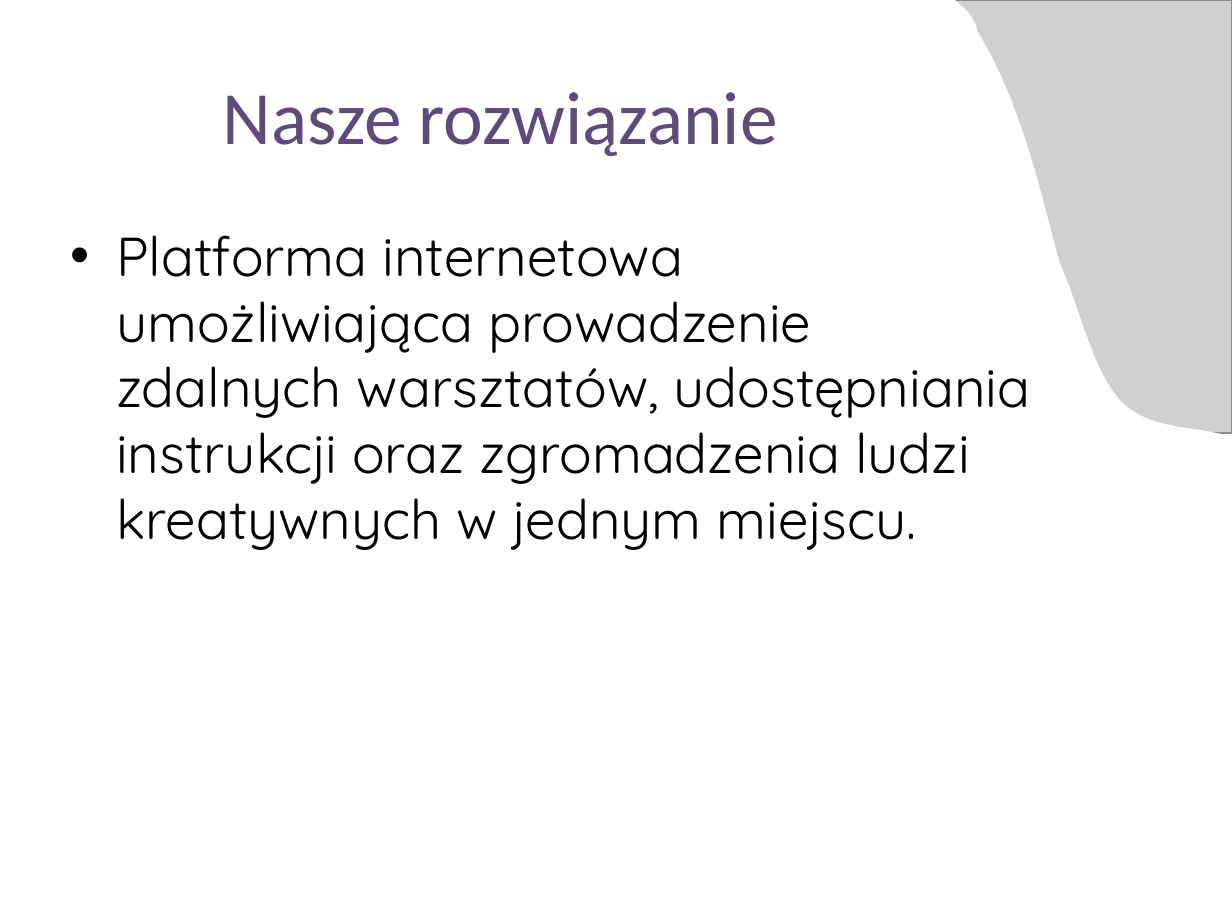
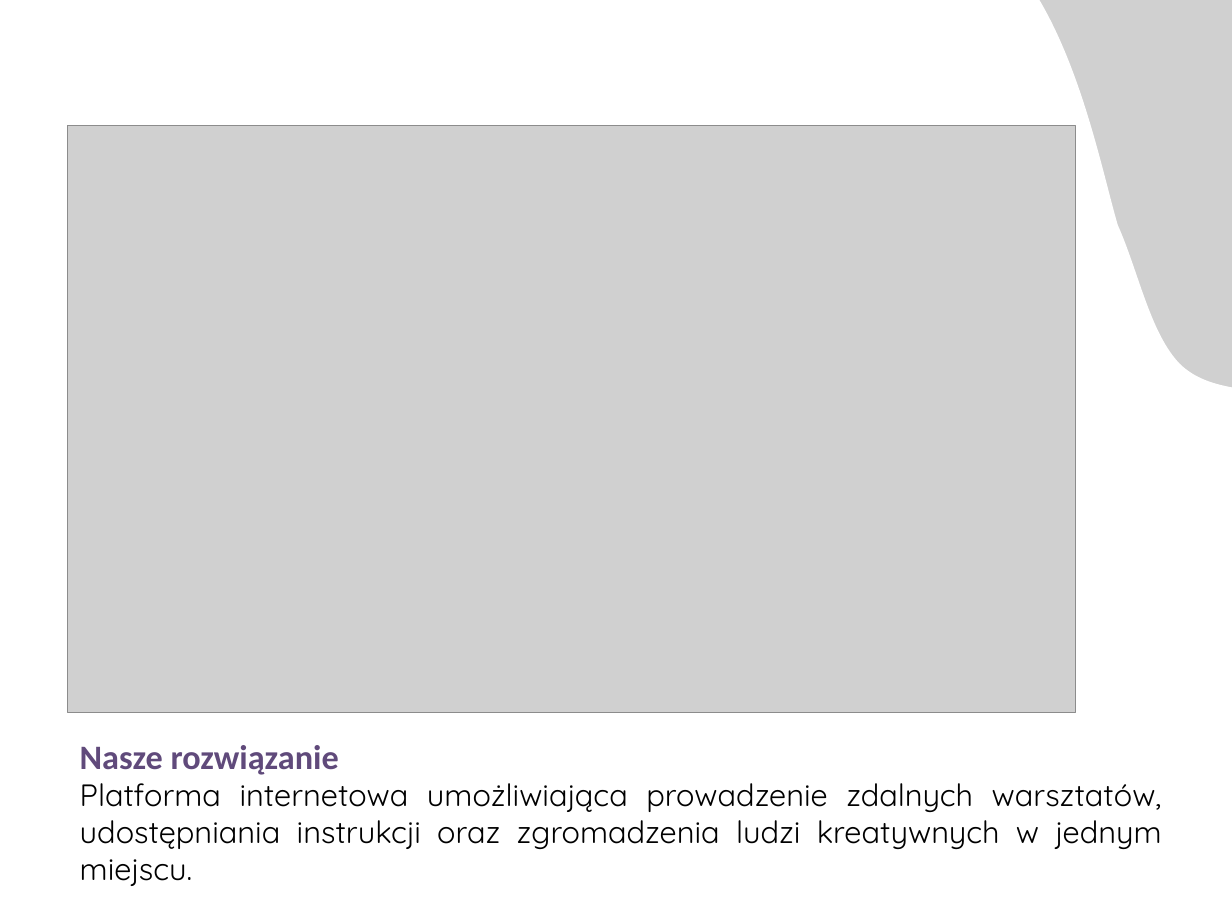
Before and after one commit to macbi/szydelko, a slide deck: slide 3 of Szydełko – platforma warsztatów rękodzieła online.pptx. Drawn at 1232x924 pixels with LibreOffice and Linux fonts; fonts in the diff are those of the drawing; grey boxes stand for pictures. Boxes give left, top, right and bottom in pixels: in the first picture for what was removed or moved away, otherwise in the second. Text is boxed around its words. In the diff, an @@ line names an element or a change of style, - is before the commit and + after.

```diff
--- a/Szydełko – platforma warsztatów rękodzieła online.pptx
+++ b/Szydełko – platforma warsztatów rękodzieła online.pptx
@@ freeform shape: place and size @@
-freeform shape at bbox=[936, 0, 1232, 460]
+freeform shape at bbox=[994, 0, 1232, 421]
@@ picture: place and size @@
-picture at bbox=[952, 0, 1232, 434]
+picture at bbox=[1010, 0, 1232, 395]
@@ picture added at bbox=[68, 126, 1076, 713] @@
@@ title "Nasze rozwiązanie": place and size @@
-title "Nasze rozwiązanie" at bbox=[223, 92, 778, 156]
+title "Nasze rozwiązanie" at bbox=[80, 745, 339, 775]
@@ title "Nasze rozwiązanie" at bbox=[80, 745, 339, 775]: size 44 to 20 pt, bold on; alignment centre to left; vertical alignment middle to bottom @@
@@ text "Platforma internetowa umożliwiająca prowadzenie zdalnych ...": place and size @@
-text "Platforma internetowa umożliwiająca prowadzenie zdalnych ..." at bbox=[116, 235, 1031, 550]
+text "Platforma internetowa umożliwiająca prowadzenie zdalnych ..." at bbox=[80, 783, 1162, 886]
@@ text "Platforma internetowa umożliwiająca prowadzenie zdalnych ..." at bbox=[80, 783, 1162, 886]: size 32 to 18 pt; alignment left to justified; bullet • to none; less space between paragraphs @@
```
Also in this commit, not shown: 1 other slide changed, 2 slides added, 1 other file.
